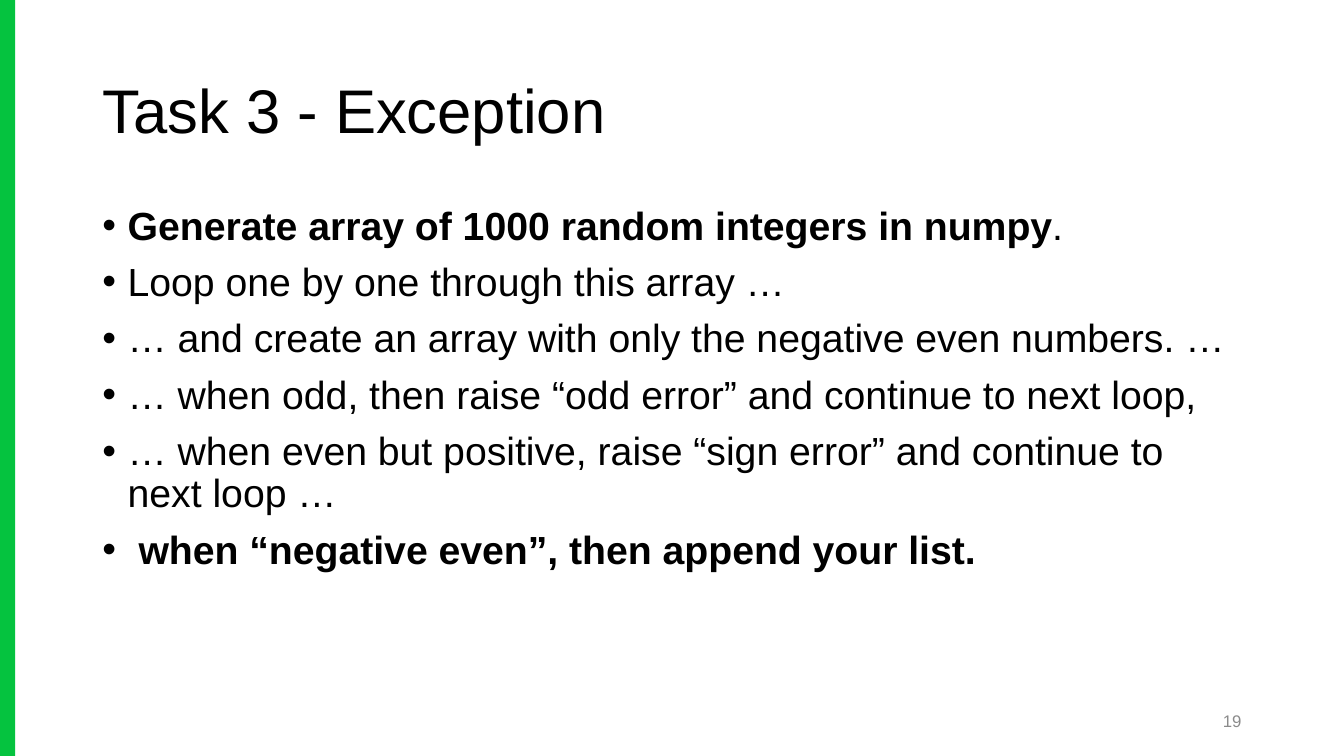
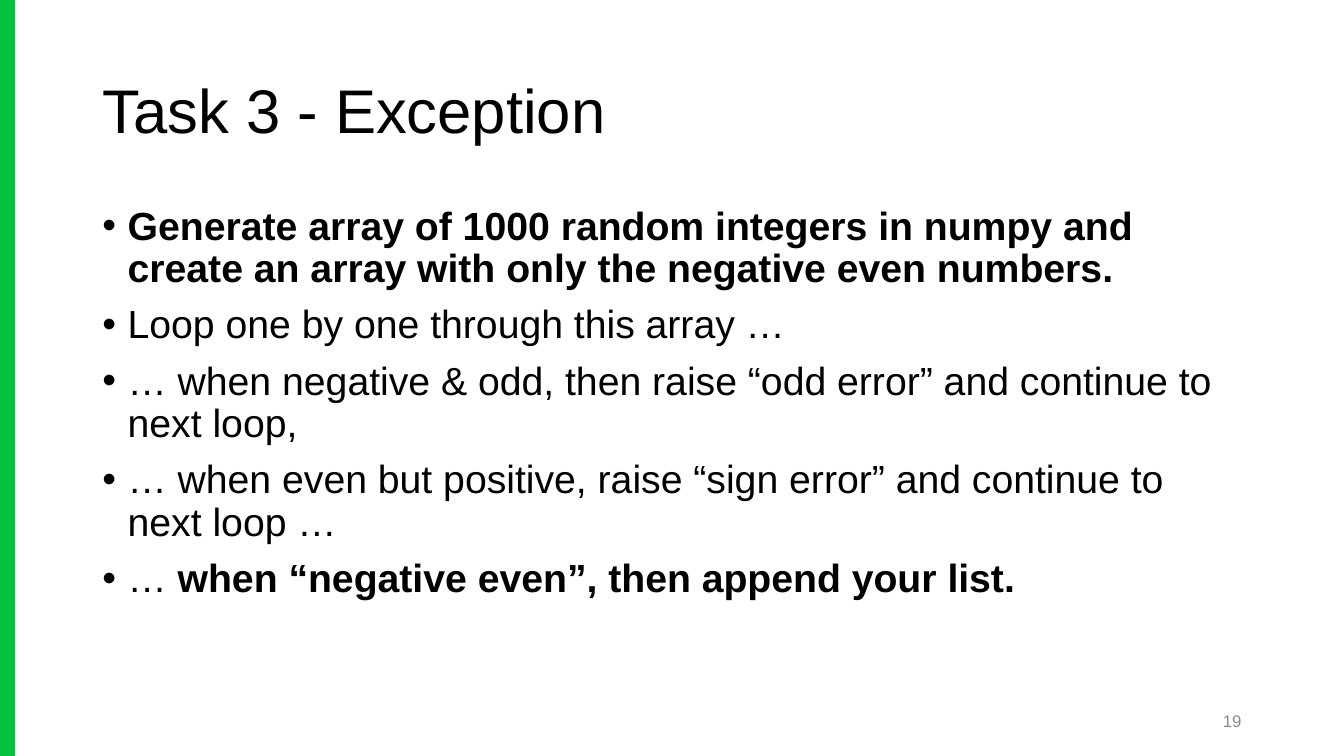
Before and after one commit to khishke/Introduction_Python, a slide deck: slide 19 of 3_Function_Class_and_Tools/ppt/Week_3_Function_and_Regex.pptx. Drawn at 1344x756 pixels with LibreOffice and Linux fonts; fonts in the diff are those of the drawing; background and template pictures are left out. Boxes give left, top, right and bottom in pixels: in the first picture for what was removed or moved away, otherwise in the second. Text is boxed around its words. In the diff, an @@ line names an element or a change of style, - is before the commit and + after.

```diff
--- a/3_Function_Class_and_Tools/ppt/Week_3_Function_and_Regex.pptx
+++ b/3_Function_Class_and_Tools/ppt/Week_3_Function_and_Regex.pptx
@@ text at bbox=[128, 211, 1133, 290]: text changed @@
-• Generate array of 1000 random integers in numpy.
+• Generate array of 1000 random integers in numpy and create an array with only the negative even numbers.
@@ text at bbox=[128, 366, 1212, 445]: text changed @@
-• … and create an array with only the negative even numbers. …
-• … when odd, then raise “odd error” and continue to next loop,
+• … when negative & odd, then raise “odd error” and continue to next loop,
@@ text at bbox=[178, 563, 1015, 600]: text changed @@
-• when “negative even”, then append your list.
+• … when “negative even”, then append your list.
```
Also in this commit, not shown: 3 other slides changed, 6 other files.
